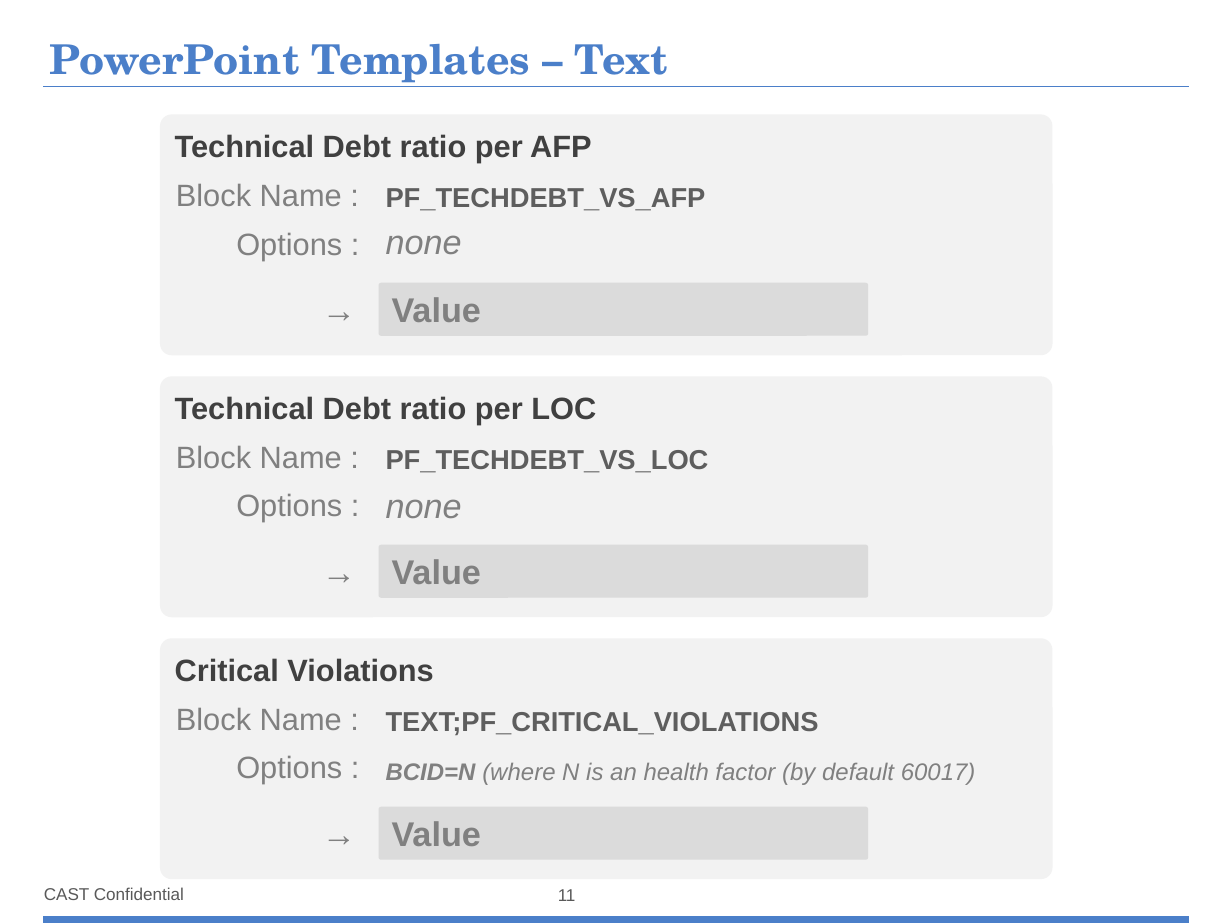
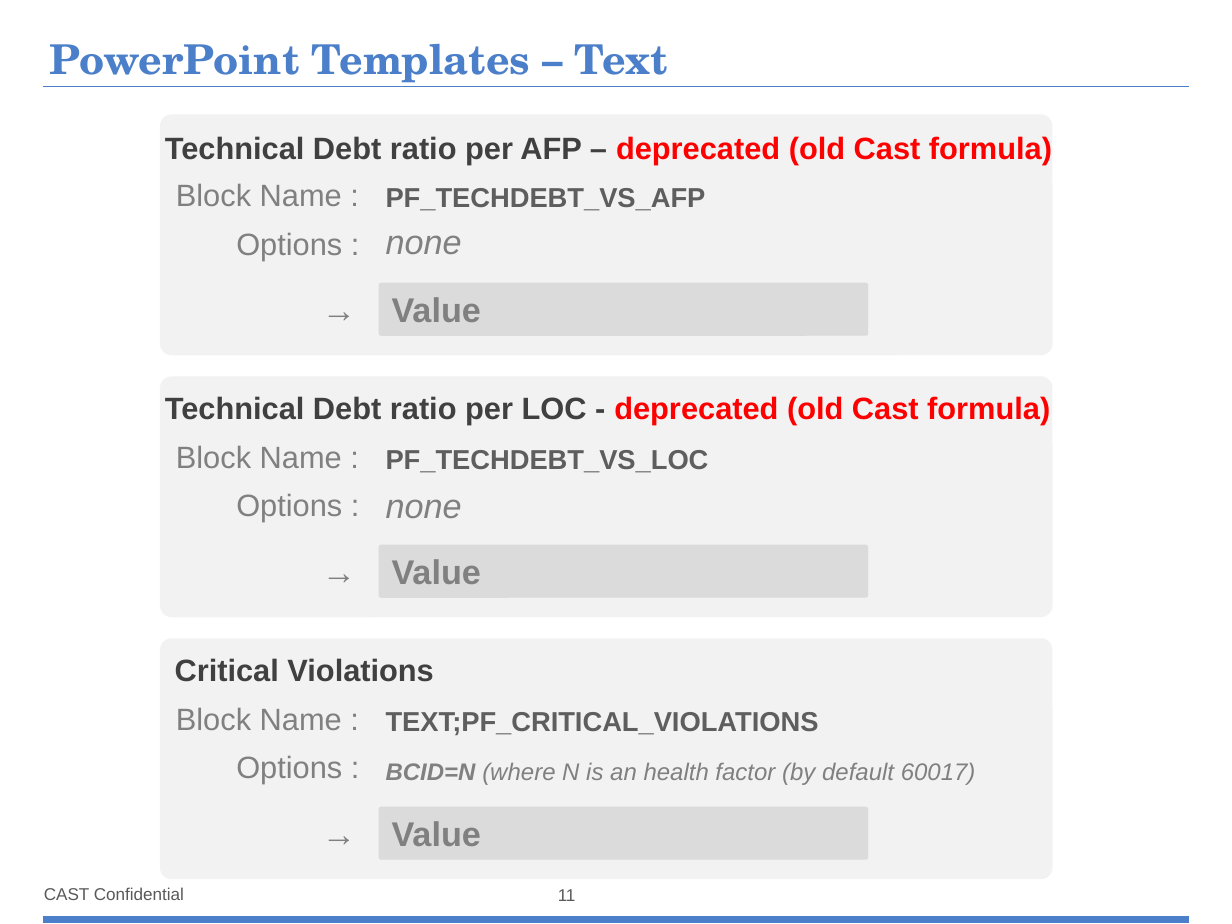
Before and after one commit to CAST-projects/CAST-ReportGenerator, a slide deck: slide 11 of CastReporting.Reporting.Core/Templates/Portfolio/Portfolio component library/1- Portfolio-Powerpoint-components-library.pptx. Drawn at 1232x924 pixels with LibreOffice and Linux fonts; fonts in the diff are those of the drawing; background and template pictures are left out. Boxes give left, top, right and bottom in pixels: in the first picture for what was removed or moved away, otherwise in the second. Text is boxed around its words. In the diff, an @@ line names an element or a change of style, - is before the commit and + after.

```diff
--- a/CastReporting.Reporting.Core/Templates/Portfolio/Portfolio component library/1- Portfolio-Powerpoint-components-library.pptx
+++ b/CastReporting.Reporting.Core/Templates/Portfolio/Portfolio component library/1- Portfolio-Powerpoint-components-library.pptx
@@ text at (x1=165, y1=136, x2=1052, y2=164): text changed; text colour #404040 to #FF0000 @@
-Technical Debt ratio per AFP
+Technical Debt ratio per AFP – deprecated (old Cast formula)
@@ text at (x1=165, y1=396, x2=1050, y2=425): text changed; text colour #404040 to #FF0000 @@
-Technical Debt ratio per LOC
+Technical Debt ratio per LOC - deprecated (old Cast formula)
```
Also in this commit, not shown: 1 other slide changed, 2 slides added, 3 other files.
